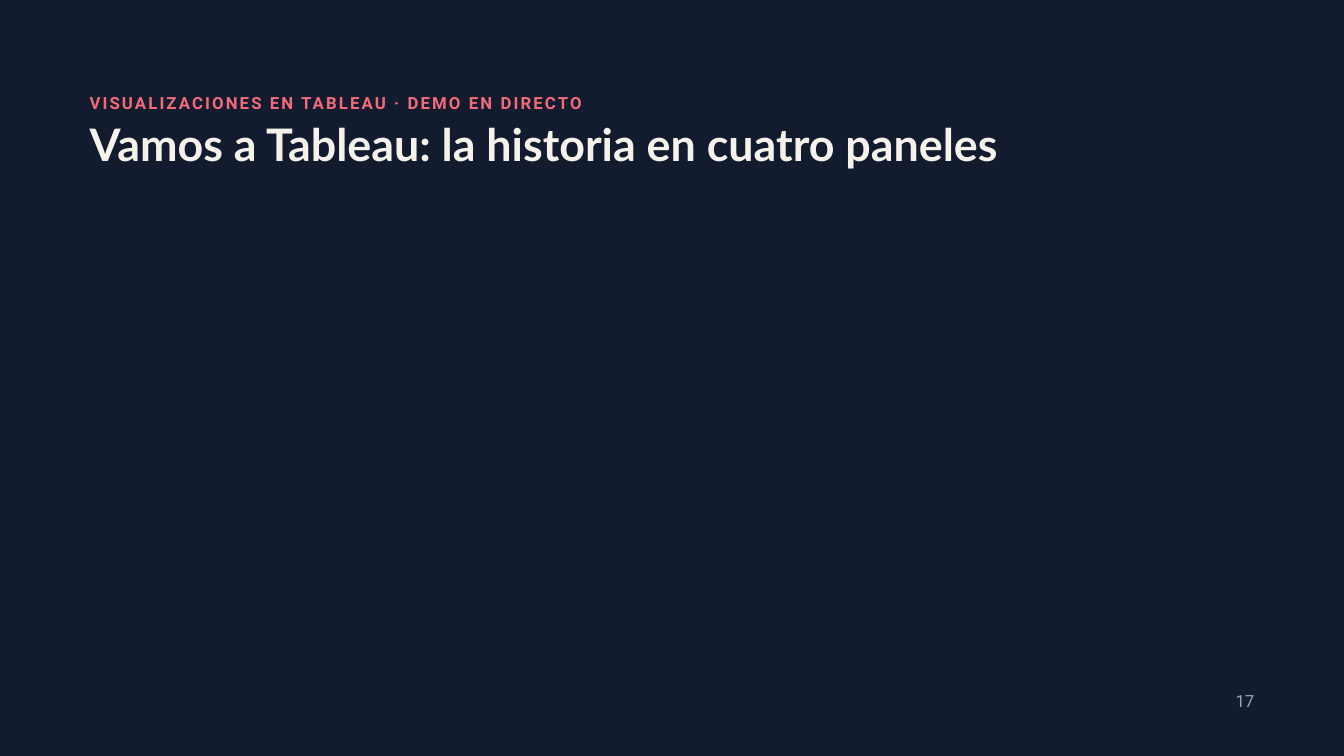
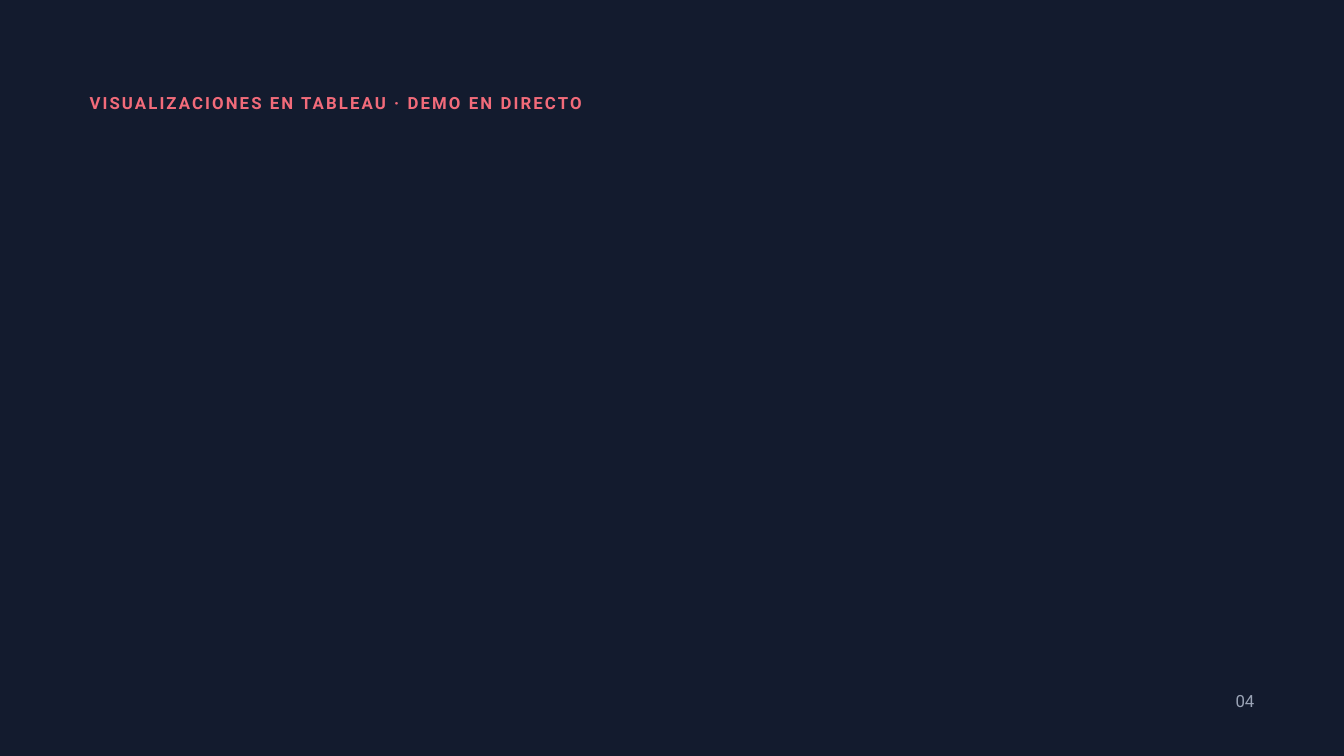
Before and after one commit to beafernandez22/Project_Vanguard_ab_Test, a slide deck: slide 4 of outputs/Vanguard_Presentación.pptx (slide 13 before the commit). Drawn at 1344x756 pixels with LibreOffice and Linux fonts; fonts in the diff are those of the drawing. Boxes give left, top, right and bottom in pixels: in the first picture for what was removed or moved away, otherwise in the second. Text is boxed around its words. In the diff, an @@ line names an element or a change of style, - is before the commit and + after.

```diff
--- a/outputs/Vanguard_Presentación.pptx
+++ b/outputs/Vanguard_Presentación.pptx
@@ title removed at (x1=90, y1=127, x2=997, y2=169) @@
-Vamos a Tableau: la historia en cuatro paneles
@@ text at (x1=1236, y1=695, x2=1255, y2=707): text changed @@
-17
+04
```
Also in this commit, not shown: 3 other slides changed, 3 slides added, 12 slides removed, 2 other files.
